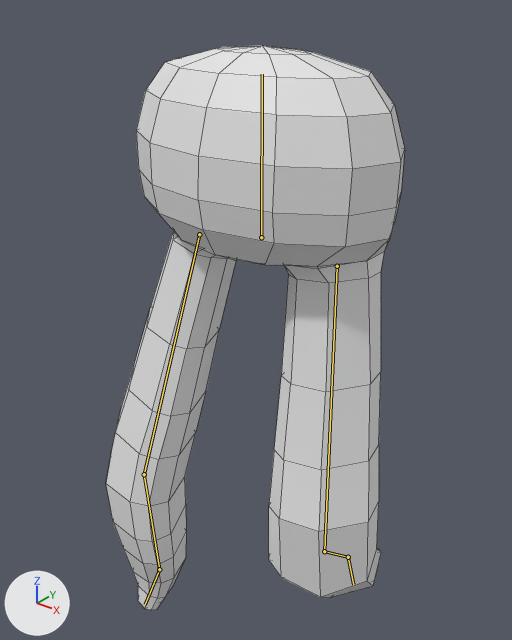
Renders of the FBX model Assets/Models/tallfresno.fbx from each side of a commit.
Camera for both pictures: a 50 mm camera at (4.78, -5.99, 8.58) aimed at (-0.2, 0.23, 4.72). Arrows for +X, +Y and +Z are at lower left; the lights stay in place. Both versions are drawn at frame 9 of the action 'Armature.001|PoseLib'; the numbers are the values there. The bones that change are drawn over the model as lines. Mesh edges are drawn as thin lines.
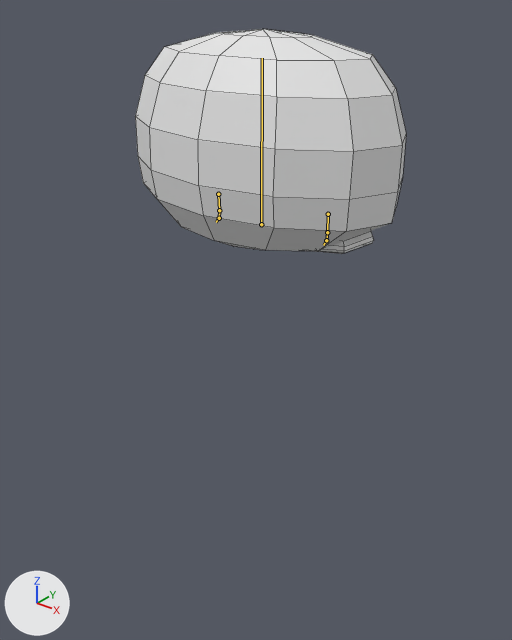
Changed parts and their boxes [x1, y1, x2, y2] in the pictures (512 x 640 px):
'Sphere.001', posed (9% narrower, 60% shorter)
    before: [106, 46, 405, 610]
    after: [135, 29, 406, 254]
bone 'Bone', root to tip
    before: (337, 266) to (324, 551)
    after: (328, 214) to (327, 232)
bone 'Bone.001', root to tip
    before: (324, 551) to (348, 557)
    after: (327, 232) to (326, 240)
bone 'Bone.002', root to tip
    before: (348, 557) to (353, 584)
    after: (326, 240) to (323, 245)
bone 'Bone.003', root to tip
    before: (199, 234) to (144, 474)
    after: (218, 194) to (219, 210)
bone 'Bone.004', root to tip
    before: (144, 474) to (159, 569)
    after: (219, 210) to (219, 218)
bone 'Bone.005', root to tip
    before: (159, 569) to (145, 604)
    after: (219, 218) to (216, 222)
bone 'Bone.006', root to tip
    before: (261, 237) to (262, 74)
    after: (261, 224) to (262, 58)

Edits to the bpy script that builds the scene:
```text
Change bone_bone:
    where bone_bone = bpy.data.objects['Armature.001'].pose.bones['Bone']
    bone_bone.location: (0.03, 0.15, -0.09) -> (-0.16, -0.37, 0.01)
    bone_bone.rotation_quaternion: (0.969, -0.084, -0.232, -0.022) -> (1.0, 0.0, 0.0, 0.0)  # degrees (-10, -27, 0) -> degrees (0, 0, 0)
    bone_bone.scale: (1.0, 1.0, 1.0) -> (0.83, 0.06, 1.0)
Change bone_bone_001:
    where bone_bone_001 = bpy.data.objects['Armature.001'].pose.bones['Bone.001']  # child of 'Bone'
    bone_bone_001.rotation_quaternion: (0.889, -0.451, -0.01, 0.081) -> (1.0, 0.0, 0.0, 0.0)  # degrees (-54, 3, 9) -> degrees (0, 0, 0)
Change bone_bone_002:
    where bone_bone_002 = bpy.data.objects['Armature.001'].pose.bones['Bone.002']  # child of 'Bone.001'
    bone_bone_002.rotation_quaternion: (0.961, -0.276, 0.0, 0.0) -> (1.0, 0.0, 0.0, 0.0)  # degrees (-32, 0, 0) -> degrees (0, 0, 0)
Change bone_bone_003:
    where bone_bone_003 = bpy.data.objects['Armature.001'].pose.bones['Bone.003']
    bone_bone_003.location: (0.0, 0.15, -0.19) -> (0.17, -0.34, 0.01)
    bone_bone_003.rotation_quaternion: (0.961, -0.133, 0.236, 0.048) -> (1.0, 0.0, 0.0, 0.0)  # degrees (-15, 28, 2) -> degrees (0, 0, 0)
    bone_bone_003.scale: (1.0, 1.0, 1.0) -> (0.83, 0.06, 1.0)
Change bone_bone_004:
    where bone_bone_004 = bpy.data.objects['Armature.001'].pose.bones['Bone.004']  # child of 'Bone.003'
    bone_bone_004.rotation_quaternion: (0.986, -0.151, 0.004, 0.063) -> (1.0, 0.0, 0.0, 0.0)  # degrees (-17, 2, 7) -> degrees (0, 0, 0)
Change bone_bone_005:
    where bone_bone_005 = bpy.data.objects['Armature.001'].pose.bones['Bone.005']  # child of 'Bone.004'
    bone_bone_005.rotation_quaternion: (0.978, -0.207, 0.0, 0.0) -> (1.0, 0.0, 0.0, 0.0)  # degrees (-24, 0, 0) -> degrees (0, 0, 0)
Change bone_bone_006:
    where bone_bone_006 = bpy.data.objects['Armature.001'].pose.bones['Bone.006']
    bone_bone_006.location: (0.0, -0.16, 0.0) -> (0.0, 0.0, 0.0)
```
